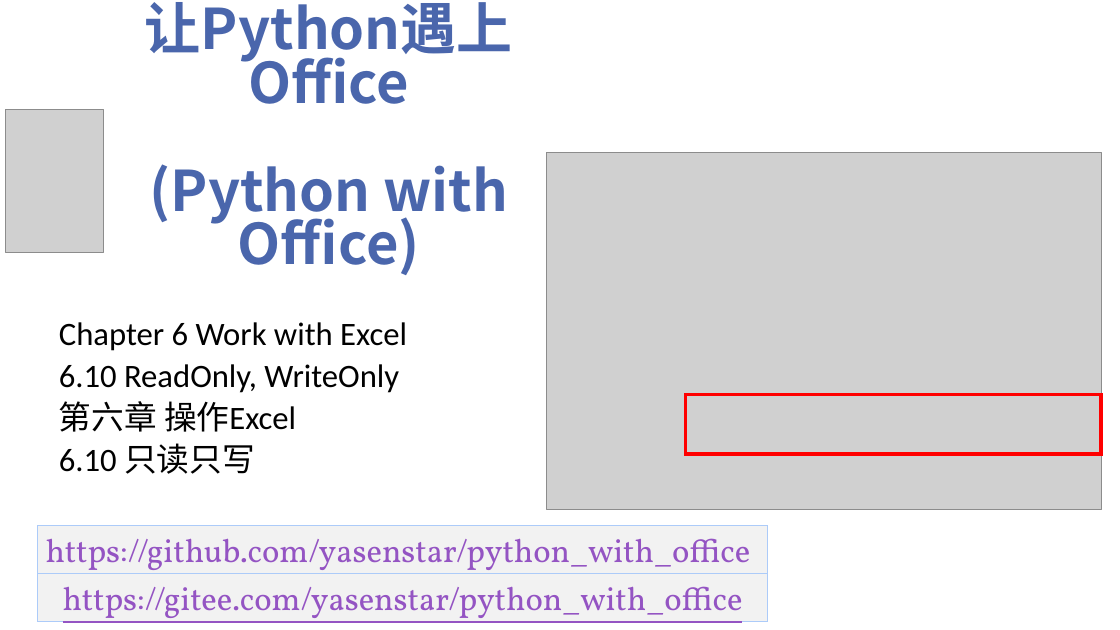
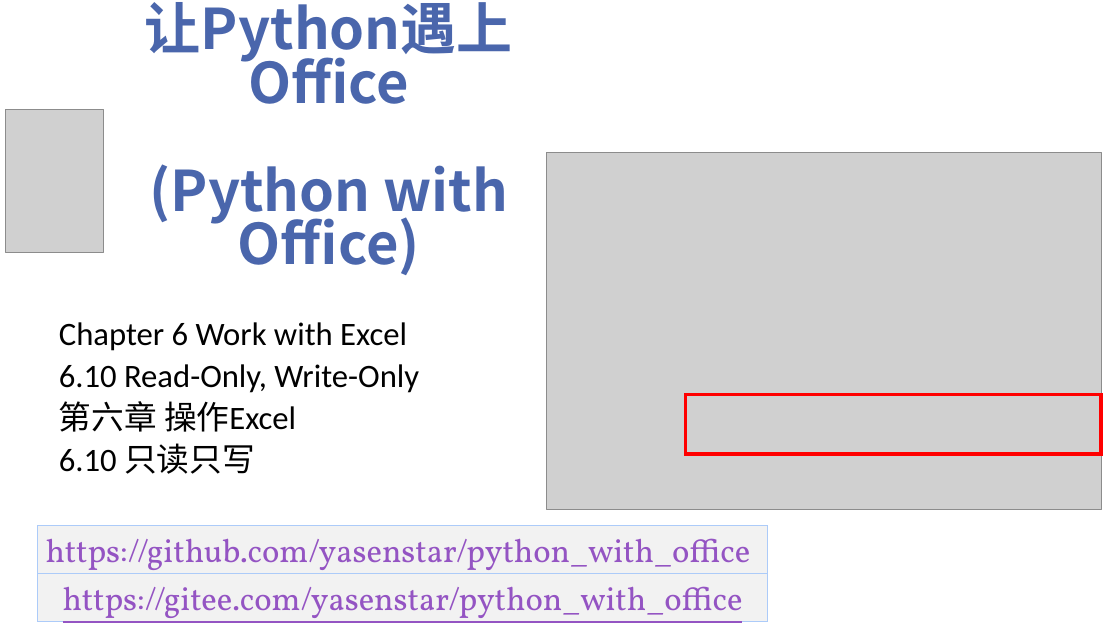
Before and after one commit to yasenstar/python_with_office, a slide deck: slide 39 of Python-with-Office-Video_Covers.pptx. Drawn at 1120x630 pixels with LibreOffice and Linux fonts; fonts in the diff are those of the drawing; grey boxes stand for pictures; background and template pictures are left out. Boxes give left, top, right and bottom in pixels: in the first picture for what was removed or moved away, otherwise in the second. Text is boxed around its words. In the diff, an @@ line names an element or a change of style, - is before the commit and + after.

Commit message:
add 3-10 write only and read only

```diff
--- a/Python-with-Office-Video_Covers.pptx
+++ b/Python-with-Office-Video_Covers.pptx
@@ subtitle at [59,364,419,393]: text changed @@
-6.10 ReadOnly, WriteOnly
+6.10 Read-Only, Write-Only
```
Also in this commit, not shown: 4 other files.
